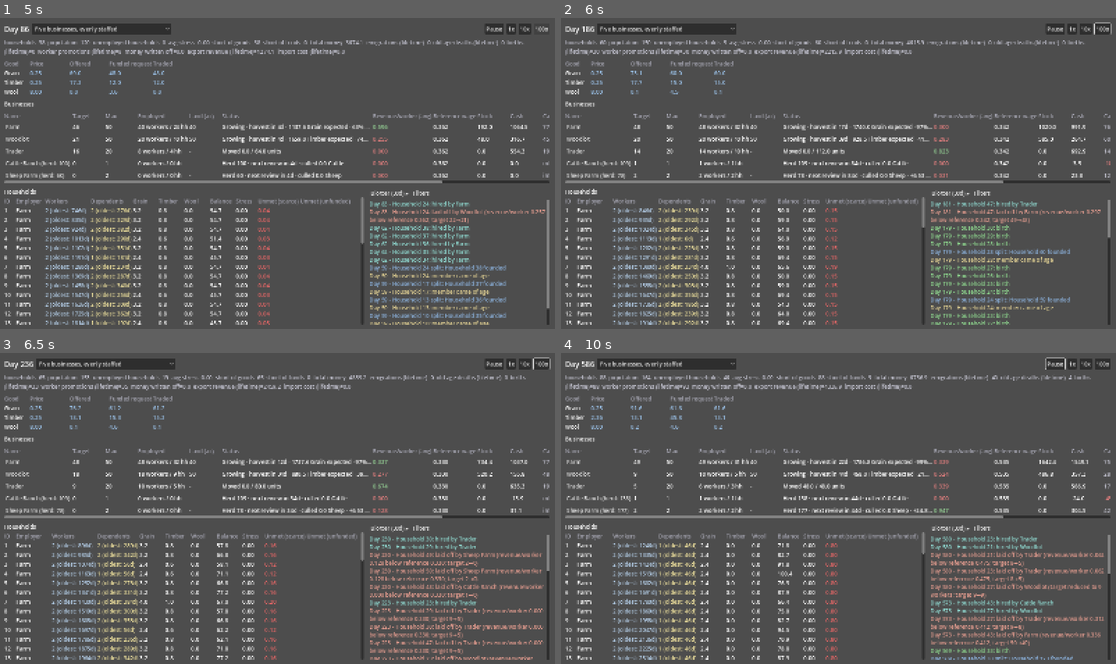
Above: before the commit, frames 1-4 (two rows, left to right).
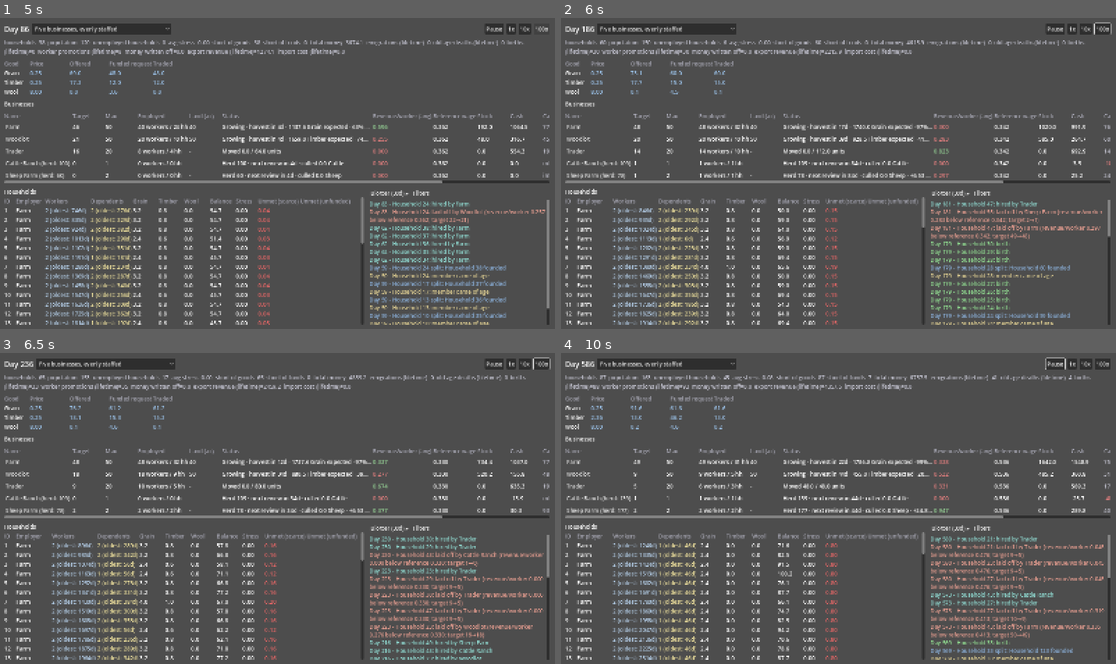
Above: after the commit, the same moments.

Repository: forsman5/sitka
Game: Godot game, scene res://scenes/sim/he_dashboard.tscn
Two runs of this game, one before a commit and one after it. Both use one fixed random seed, a clock stepped at 60 frames per second and the inputs below. This scene is started directly instead of the project's main scene.
Inputs (mouse positions are in pixels of both pictures, inside the frame that each line leads up to):
- Up to frame 1 (5 s): click "Five businesses, evenly staff…" at 0.5 s; click "1x" at 1.25 s; tap Enter at 2 s; move the mouse to (399, 157) at 2.02 s; hold Right (ui_right) 2.03-2.75 s; hold Q 2.03-2.75 s; click (399, 157) at 2.17 s; click "10x" at 2.75 s; drag from (166, 189) to (249, 235) at 3.52 s; click "100x" at 4.25 s
- Up to frame 2 (6 s): move the mouse to (894, 105) at 5.02 s; hold Right (ui_right) 5.03-5.75 s; hold Alt 5.03-5.75 s; drag from (810, 235) to (672, 126) at 5.77 s
- Up to frame 3 (6.5 s): no input
- Up to frame 4 (10 s): move the mouse to (1005, 555) at 6.52 s; hold Left (ui_left) 6.53-7.25 s; hold Shift 6.53-7.25 s; drag from (672, 461) to (755, 430) at 7.27 s; move the mouse to (866, 508) at 8.02 s; hold Down (ui_down) 8.03-8.75 s; hold E 8.03-8.75 s; click (866, 508) at 8.17 s; drag from (755, 430) to (727, 524) at 8.77 s; move the mouse to (960, 492) at 9.52 s; hold Up (ui_up) from 9.53 s (still down); tap F at 9.6 s

Frame 1 is identical in both runs. In frame 2, 2.3% of the frame differs, in the area x 13-99%, y 7-99%; in frame 3, 2.7%; in frame 4, 4.0%, in the area x 7-99%, y 7-99%.

Commit message:
Count revenue earned on zero-employee days against a crew of one
A cull/harvest payoff landing while nobody is employed was recorded as 0.0
revenue per worker, biasing the capacity tuner against lagged-payoff
businesses. Cattle layoffs 91->64, Sheep 40->15 over 10 years.

Co-Authored-By: Claude Sonnet 5.5 <noreply@anthropic.com>

Diff:
--- a/scripts/sim/household_economy/he_simulation.gd
+++ b/scripts/sim/household_economy/he_simulation.gd
@@ -1125,7 +1125,13 @@
 	for business_id in businesses.keys():
 		var b: HEBusiness = businesses[business_id]
 		var employed := _business_employed_worker_count(business_id)
-		var revenue_per_worker: float = (b.last_revenue / employed) if employed > 0 else 0.0
+		# Revenue that lands on a day with nobody employed is still the
+		# payoff of earlier staffed work (a cull sells animals raised while
+		# a crew was on the payroll; a harvest sells a crop the same way).
+		# Recording it as 0.0 per worker made lumpy businesses read as
+		# unprofitable exactly when a payoff arrived, and the tuner then
+		# kept the crew out. Count it against a crew of at least one.
+		var revenue_per_worker: float = b.last_revenue / maxi(employed, 1)
 		b.record_revenue_per_worker_day(revenue_per_worker)
 		b.record_balance_day()
 
